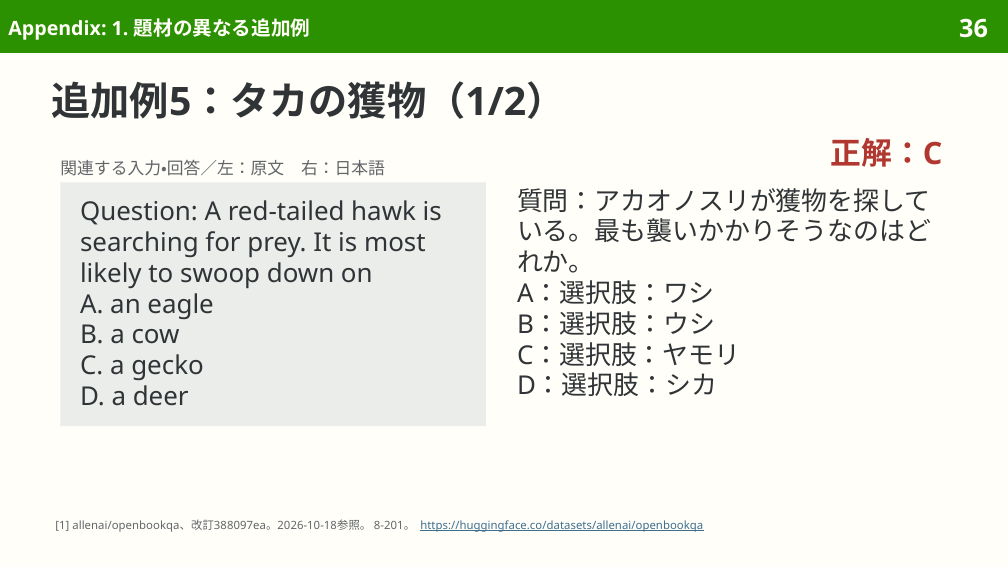
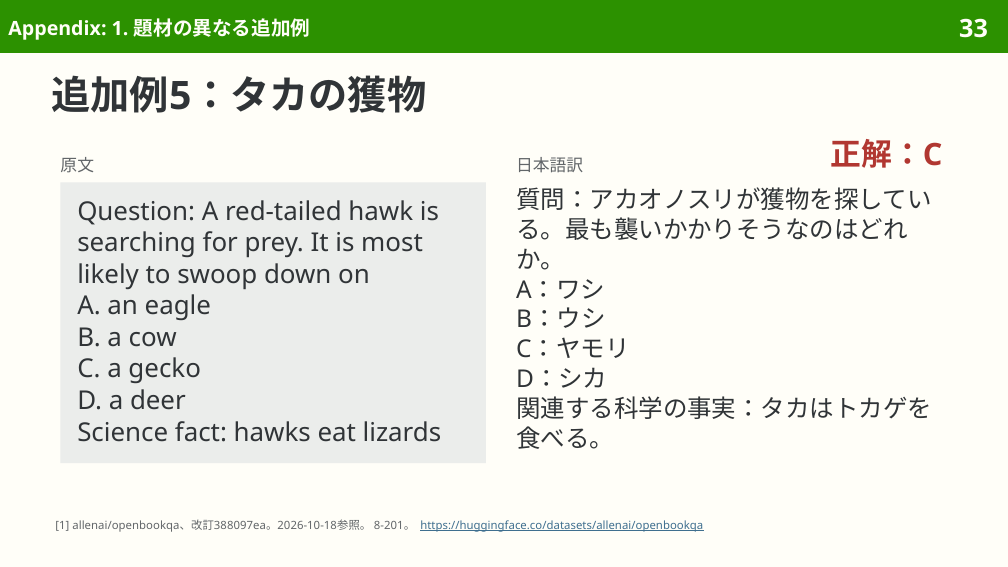
Before and after one commit to sasakiy84/datasets-in-10-minutes, a slide deck: slide 33 of slides/datasets-in-10-minutes-openbookqa.pptx (slide 36 before the commit). Drawn at 1008x567 pixels with LibreOffice and Linux fonts; fonts in the diff are those of the drawing. Boxes give left, top, right and bottom in pixels: in the first picture for what was removed or moved away, otherwise in the second. Text is boxed around its words. In the diff, an @@ line names an element or a change of style, - is before the commit and + after.

```diff
--- a/slides/datasets-in-10-minutes-openbookqa.pptx
+++ b/slides/datasets-in-10-minutes-openbookqa.pptx
@@ page number at (959, 18, 988, 38): text changed @@
-36
+33
@@ title at (52, 75, 427, 113): text changed @@
-追加例5：タカの獲物（1/2）
+追加例5：タカの獲物
@@ text removed at (60, 160, 385, 176) @@
-関連する入力・回答／左：原文 右：日本語
@@ text added at (60, 157, 94, 173), 12 pt, text #626669 @@
+原文
@@ text added at (516, 157, 583, 173), 12 pt, text #626669 @@
+日本語訳
@@ rectangle "Question: A red-tailed hawk is ...": place and size @@
-rectangle "Question: A red-tailed hawk is ..." at (60, 182, 486, 426)
+rectangle "Question: A red-tailed hawk is ..." at (60, 182, 486, 464)
@@ rectangle "Question: A red-tailed hawk is ..." at (60, 182, 486, 464): vertical alignment middle to top @@
@@ text in rectangle at (77, 200, 439, 410): line spacing 22pt to 22.6pt @@
@@ text at (516, 187, 932, 270): size 18.5 to 17.5 pt in "質問：アカオノスリが獲物を探している。最も襲いかかりそうなのはどれか。"; line spacing 22pt to 21.4pt @@
@@ text at (516, 279, 932, 449): text changed; size 18.5 to 17.5 pt @@
-A：選択肢：ワシ
-B：選択肢：ウシ
-C：選択肢：ヤモリ
-D：選択肢：シカ
+A：ワシ
+B：ウシ
+C：ヤモリ
+D：シカ
+関連する科学の事実：タカはトカゲを食べる。
@@ text in rectangle at (77, 421, 442, 442): paragraph added @@
+Science fact: hawks eat lizards
```
Also in this commit, not shown: 12 other slides changed, 5 slides removed, 9 other files.
